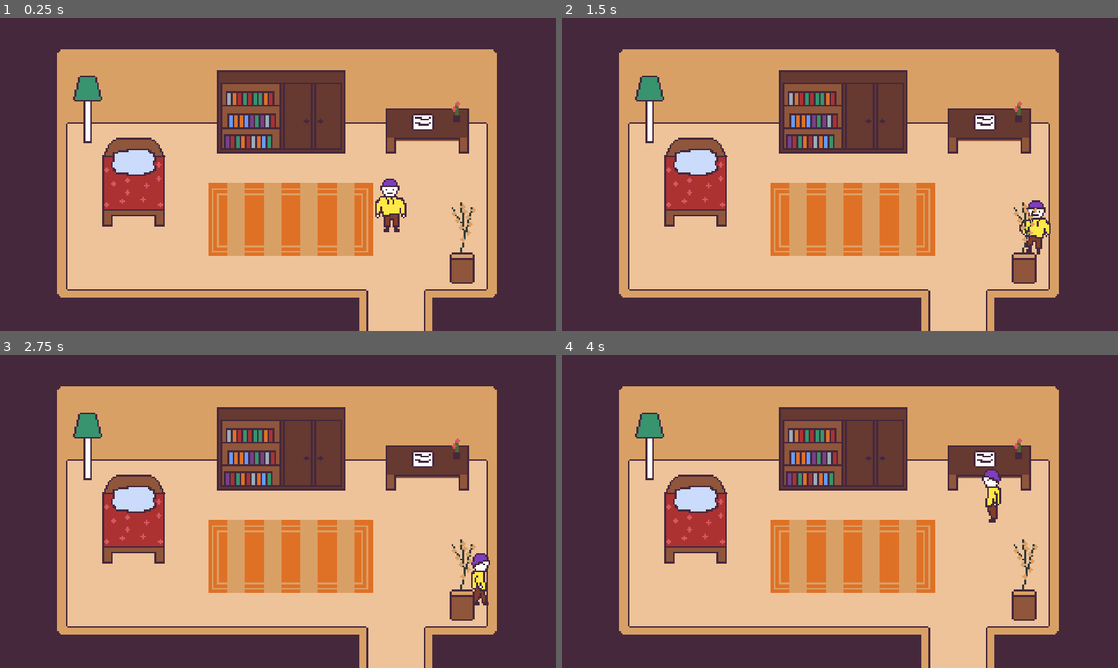
Above: before the commit, frames 1-4 (two rows, left to right).
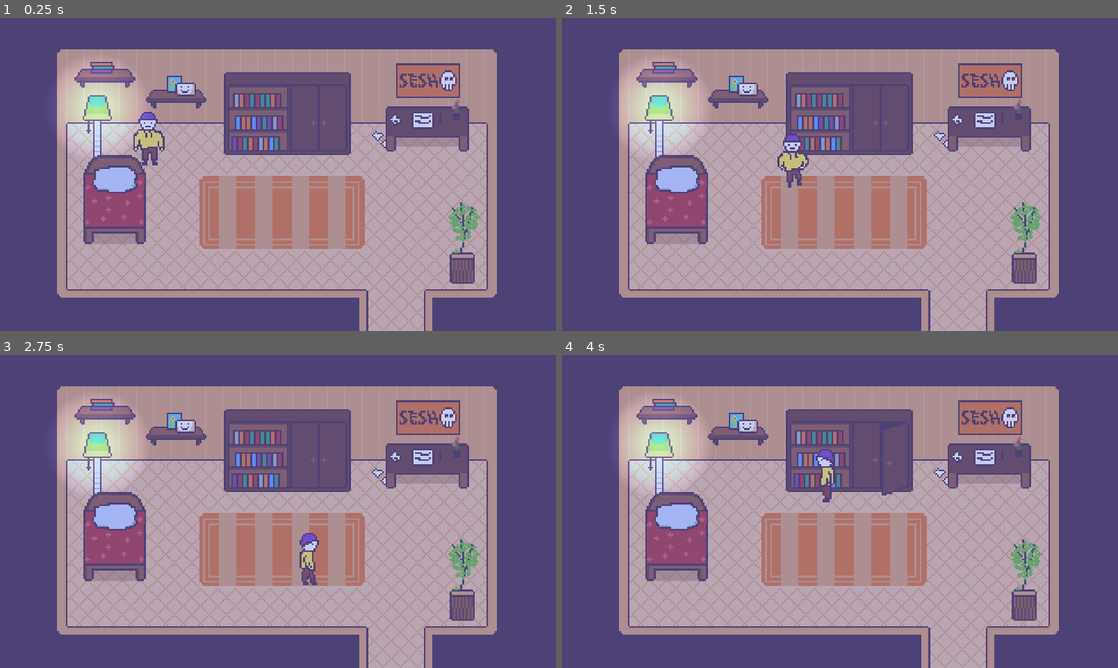
Above: after the commit, the same moments.

Repository: duckmaniac/scaleton
Game: Godot game, scene res://levels/scaletons_room.tscn
The game is run twice, just before and just after one commit, with the same random seed, the same clock (stepped at 60 frames per second) and the same inputs.
Inputs:
- Up to frame 1 (0.25 s): no input
- Up to frame 2 (1.5 s): tap Enter at 0.5 s; hold Right (ui_right) 0.53-1.28 s; tap Z (interact, bound only after the commit) at 0.6, 1.35 s; hold Down (ui_down) from 1.28 s (still down)
- Up to frame 3 (2.75 s): release Down (ui_down) at 2.03 s; hold Right (ui_right) from 2.03 s (still down); tap Z (interact, bound only after the commit) at 2.1 s
- Up to frame 4 (4 s): release Right (ui_right) at 2.78 s; hold Up (ui_up) 2.78-3.53 s; tap Z (interact, bound only after the commit) at 2.85, 3.6 s; hold Left (ui_left) from 3.53 s (still down)

The runs differ from the first frame. In frame 1, 100% of the frame differs, in the area x 0-100%, y 0-100%; in frame 2, 100%; in frame 3, 100%; in frame 4, 100%.

Commit message:
Added details and interactions into first room

Diff:
--- a/levels/scaletons_room.tscn
+++ b/levels/scaletons_room.tscn
@@ -1,16 +1,21 @@
-[gd_scene load_steps=16 format=3 uid="uid://c8jydmrnyfidu"]
+[gd_scene load_steps=27 format=3 uid="uid://c8jydmrnyfidu"]
 
 [ext_resource type="PackedScene" uid="uid://brsaa2tlclx0n" path="res://scenes/scaleton.tscn" id="1_68e4r"]
 [ext_resource type="Texture2D" uid="uid://bb03gop1ms18s" path="res://assets/scaletons_room.png" id="2_1106w"]
 [ext_resource type="Texture2D" uid="uid://2cy5hig38cu" path="res://assets/bed.png" id="3_mog5x"]
 [ext_resource type="Texture2D" uid="uid://co4dia7vhjs2p" path="res://assets/flower.png" id="4_qb3sj"]
 [ext_resource type="Texture2D" uid="uid://warmoc1nigyk" path="res://assets/lamp.png" id="5_c7li7"]
+[ext_resource type="Texture2D" uid="uid://t818weqlniaj" path="res://assets/2d_lights_and_shadows_neutral_point_light.webp" id="6_ofewy"]
+[ext_resource type="Script" path="res://scripts/lamp.gd" id="7_lfgq3"]
+[ext_resource type="Texture2D" uid="uid://bmqlo74pbwhbm" path="res://assets/cupboard.png" id="8_g6mwt"]
+[ext_resource type="Texture2D" uid="uid://cr8jsoafgjkkk" path="res://assets/dark.png" id="8_n5i1d"]
+[ext_resource type="Script" path="res://scripts/cupboard.gd" id="8_nac8h"]
 
 [sub_resource type="RectangleShape2D" id="RectangleShape2D_jj6vn"]
-size = Vector2(215.5, 83)
+size = Vector2(215.5, 64.5)
 
 [sub_resource type="RectangleShape2D" id="RectangleShape2D_elihc"]
-size = Vector2(435.813, 125)
+size = Vector2(443.906, 125)
 
 [sub_resource type="RectangleShape2D" id="RectangleShape2D_t7i4b"]
 size = Vector2(287, 125)
@@ -28,16 +33,68 @@
 size = Vector2(252.875, 143)
 
 [sub_resource type="RectangleShape2D" id="RectangleShape2D_ip1gi"]
-size = Vector2(84.2188, 54.25)
-
-[sub_resource type="RectangleShape2D" id="RectangleShape2D_qrs0k"]
-size = Vector2(29, 15.125)
+size = Vector2(206, 54.25)
+
+[sub_resource type="RectangleShape2D" id="RectangleShape2D_yrc8g"]
+size = Vector2(176, 95)
+
+[sub_resource type="AtlasTexture" id="AtlasTexture_15bco"]
+atlas = ExtResource("5_c7li7")
+region = Rect2(17, 0, 17, 39)
+
+[sub_resource type="AtlasTexture" id="AtlasTexture_ectw0"]
+atlas = ExtResource("5_c7li7")
+region = Rect2(0, 0, 17, 39)
+
+[sub_resource type="SpriteFrames" id="SpriteFrames_rdl7k"]
+animations = [{
+"frames": [{
+"duration": 1.0,
+"texture": SubResource("AtlasTexture_15bco")
+}, {
+"duration": 1.0,
+"texture": SubResource("AtlasTexture_ectw0")
+}, {
+"duration": 1.0,
+"texture": SubResource("AtlasTexture_15bco")
+}],
+"loop": false,
+"name": &"toggle",
+"speed": 10.0
+}]
+
+[sub_resource type="AtlasTexture" id="AtlasTexture_omayp"]
+atlas = ExtResource("8_g6mwt")
+region = Rect2(0, 0, 73, 50)
+
+[sub_resource type="AtlasTexture" id="AtlasTexture_lywvl"]
+atlas = ExtResource("8_g6mwt")
+region = Rect2(73, 0, 73, 50)
+
+[sub_resource type="SpriteFrames" id="SpriteFrames_t7sch"]
+animations = [{
+"frames": [{
+"duration": 1.0,
+"texture": SubResource("AtlasTexture_omayp")
+}],
+"loop": false,
+"name": &"closed",
+"speed": 5.0
+}, {
+"frames": [{
+"duration": 1.0,
+"texture": SubResource("AtlasTexture_lywvl")
+}],
+"loop": false,
+"name": &"opened",
+"speed": 5.0
+}]
 
 [node name="scaletons_room" type="Node2D"]
 y_sort_enabled = true
 
 [node name="scaleton" parent="." instance=ExtResource("1_68e4r")]
-position = Vector2(1349, 740)
+position = Vector2(514, 509)
 
 [node name="room sprite" type="Sprite2D" parent="."]
 position = Vector2(960, 540)
@@ -46,20 +103,21 @@
 metadata/_edit_lock_ = true
 
 [node name="Collisions" type="Node2D" parent="."]
+z_index = 1
 metadata/_edit_lock_ = true
 
 [node name="bed" type="StaticBody2D" parent="Collisions"]
 metadata/_edit_lock_ = true
 
 [node name="CollisionShape2D" type="CollisionShape2D" parent="Collisions/bed"]
-position = Vector2(462.25, 516.5)
+position = Vector2(396, 597.75)
 shape = SubResource("RectangleShape2D_jj6vn")
 
 [node name="bookshelf" type="StaticBody2D" parent="Collisions"]
 metadata/_edit_lock_ = true
 
 [node name="CollisionShape2D" type="CollisionShape2D" parent="Collisions/bookshelf"]
-position = Vector2(976.094, 242.5)
+position = Vector2(996.047, 249)
 shape = SubResource("RectangleShape2D_elihc")
 
 [node name="table" type="StaticBody2D" parent="Collisions"]
@@ -117,28 +175,76 @@
 rotation = -3.14159
 shape = SubResource("RectangleShape2D_ip1gi")
 
-[node name="lamp" type="StaticBody2D" parent="Collisions"]
-metadata/_edit_lock_ = true
-
-[node name="CollisionShape2D" type="CollisionShape2D" parent="Collisions/lamp"]
-position = Vector2(303.5, 423.563)
-rotation = -3.14159
-shape = SubResource("RectangleShape2D_qrs0k")
+[node name="shelf" type="StaticBody2D" parent="Collisions"]
+metadata/_edit_lock_ = true
+
+[node name="CollisionShape2D" type="CollisionShape2D" parent="Collisions/shelf"]
+position = Vector2(604, 227)
+rotation = -3.14159
+shape = SubResource("RectangleShape2D_ip1gi")
 
 [node name="Bed" type="Sprite2D" parent="."]
 z_index = 1
-position = Vector2(462, 447)
-scale = Vector2(6.02273, 6.02273)
+position = Vector2(396, 528)
+scale = Vector2(6, 6.01136)
 texture = ExtResource("3_mog5x")
 
 [node name="Flower" type="Sprite2D" parent="."]
 z_index = 1
-position = Vector2(1596, 777)
+position = Vector2(1603, 777)
 scale = Vector2(6.14286, 6)
 texture = ExtResource("4_qb3sj")
 
-[node name="Lamp" type="Sprite2D" parent="."]
-z_index = 1
-position = Vector2(303, 315)
+[node name="actions" type="Node2D" parent="."]
+y_sort_enabled = true
+
+[node name="lamp" type="StaticBody2D" parent="actions" groups=["interactable"]]
+z_index = 1
+y_sort_enabled = true
+position = Vector2(-3, -40)
+collision_layer = 2
+script = ExtResource("7_lfgq3")
+
+[node name="CollisionShape2D" type="CollisionShape2D" parent="actions/lamp"]
+z_index = 1
+position = Vector2(357, 358)
+shape = SubResource("RectangleShape2D_yrc8g")
+
+[node name="AnimatedSprite2D" type="AnimatedSprite2D" parent="actions/lamp"]
+position = Vector2(339, 423)
 scale = Vector2(5.99265, 5.99265)
-texture = ExtResource("5_c7li7")
+sprite_frames = SubResource("SpriteFrames_rdl7k")
+animation = &"toggle"
+
+[node name="PointLight2D" type="PointLight2D" parent="actions/lamp"]
+position = Vector2(338, 349)
+scale = Vector2(1.47656, 1.47656)
+energy = 0.8
+texture = ExtResource("6_ofewy")
+
+[node name="cupboard" type="StaticBody2D" parent="actions" groups=["interactable"]]
+z_index = 1
+y_sort_enabled = true
+position = Vector2(654, -87)
+collision_layer = 2
+script = ExtResource("8_nac8h")
+
+[node name="CollisionShape2D" type="CollisionShape2D" parent="actions/cupboard"]
+z_index = 1
+position = Vector2(448, 439)
+shape = SubResource("RectangleShape2D_yrc8g")
+
+[node name="AnimatedSprite2D" type="AnimatedSprite2D" parent="actions/cupboard"]
+position = Vector2(339, 423)
+scale = Vector2(5.99265, 5.99265)
+sprite_frames = SubResource("SpriteFrames_t7sch")
+animation = &"closed"
+
+[node name="dark" type="Sprite2D" parent="."]
+z_index = 2
+position = Vector2(960, 540)
+scale = Vector2(6, 6)
+texture = ExtResource("8_n5i1d")
+
+[connection signal="body_exited" from="scaleton" to="scaleton" method="_on_body_exited"]
+[connection signal="animation_finished" from="actions/lamp/AnimatedSprite2D" to="actions/lamp" method="_on_animated_sprite_2d_animation_finished"]
--- a/project.godot
+++ b/project.godot
@@ -27,6 +27,15 @@
 version_control/plugin_name="GitPlugin"
 version_control/autoload_on_startup=true
 
+[input]
+
+interact={
+"deadzone": 0.5,
+"events": [Object(InputEventKey,"resource_local_to_scene":false,"resource_name":"","device":0,"window_id":0,"alt_pressed":false,"shift_pressed":false,"ctrl_pressed":false,"meta_pressed":false,"pressed":false,"keycode":0,"physical_keycode":90,"key_label":0,"unicode":0,"echo":false,"script":null)
+, Object(InputEventKey,"resource_local_to_scene":false,"resource_name":"","device":0,"window_id":0,"alt_pressed":false,"shift_pressed":false,"ctrl_pressed":false,"meta_pressed":false,"pressed":false,"keycode":0,"physical_keycode":4194309,"key_label":0,"unicode":0,"echo":false,"script":null)
+]
+}
+
 [rendering]
 
 textures/canvas_textures/default_texture_filter=0
--- a/scenes/scaleton.tscn
+++ b/scenes/scaleton.tscn
@@ -11,25 +11,29 @@
 atlas = ExtResource("1_eerih")
 region = Rect2(0, 0, 32, 32)
 
+[sub_resource type="AtlasTexture" id="AtlasTexture_hd62o"]
+atlas = ExtResource("1_eerih")
+region = Rect2(96, 0, 32, 32)
+
 [sub_resource type="AtlasTexture" id="AtlasTexture_fem7u"]
 atlas = ExtResource("1_eerih")
 region = Rect2(64, 0, 32, 32)
 
-[sub_resource type="AtlasTexture" id="AtlasTexture_jdwcy"]
+[sub_resource type="AtlasTexture" id="AtlasTexture_g6vtv"]
+atlas = ExtResource("1_eerih")
+region = Rect2(0, 64, 32, 32)
+
+[sub_resource type="AtlasTexture" id="AtlasTexture_xrnp2"]
 atlas = ExtResource("1_eerih")
 region = Rect2(32, 64, 32, 32)
 
-[sub_resource type="AtlasTexture" id="AtlasTexture_05fyd"]
-atlas = ExtResource("1_eerih")
-region = Rect2(64, 64, 32, 32)
-
-[sub_resource type="AtlasTexture" id="AtlasTexture_hi33o"]
-atlas = ExtResource("1_eerih")
-region = Rect2(0, 64, 32, 32)
-
-[sub_resource type="AtlasTexture" id="AtlasTexture_v3vmh"]
+[sub_resource type="AtlasTexture" id="AtlasTexture_qkmar"]
 atlas = ExtResource("1_eerih")
 region = Rect2(64, 32, 32, 32)
+
+[sub_resource type="AtlasTexture" id="AtlasTexture_dousb"]
+atlas = ExtResource("1_eerih")
+region = Rect2(96, 32, 32, 32)
 
 [sub_resource type="AtlasTexture" id="AtlasTexture_5vnlj"]
 atlas = ExtResource("1_eerih")
@@ -54,18 +58,26 @@
 }, {
 "frames": [{
 "duration": 1.0,
-"texture": SubResource("AtlasTexture_fem7u")
+"texture": SubResource("AtlasTexture_hd62o")
 }],
 "loop": true,
-"name": &"idle",
+"name": &"idle_backward",
 "speed": 5.0
 }, {
 "frames": [{
 "duration": 1.0,
-"texture": SubResource("AtlasTexture_jdwcy")
+"texture": SubResource("AtlasTexture_fem7u")
+}],
+"loop": true,
+"name": &"idle_forward",
+"speed": 5.0
+}, {
+"frames": [{
+"duration": 1.0,
+"texture": SubResource("AtlasTexture_g6vtv")
 }, {
 "duration": 1.0,
-"texture": SubResource("AtlasTexture_05fyd")
+"texture": SubResource("AtlasTexture_xrnp2")
 }],
 "loop": true,
 "name": &"walk_backward",
@@ -73,10 +85,10 @@
 }, {
 "frames": [{
 "duration": 1.0,
-"texture": SubResource("AtlasTexture_hi33o")
+"texture": SubResource("AtlasTexture_qkmar")
 }, {
 "duration": 1.0,
-"texture": SubResource("AtlasTexture_v3vmh")
+"texture": SubResource("AtlasTexture_dousb")
 }],
 "loop": true,
 "name": &"walk_forward",
@@ -97,18 +109,23 @@
 [sub_resource type="RectangleShape2D" id="RectangleShape2D_waud6"]
 size = Vector2(54, 189)
 
-[node name="scaleton" type="CharacterBody2D"]
+[node name="scaleton" type="RigidBody2D"]
 z_index = 1
 y_sort_enabled = true
+gravity_scale = 0.0
+max_contacts_reported = 1
+contact_monitor = true
 script = ExtResource("1_cxwre")
 
 [node name="AnimatedSprite2D" type="AnimatedSprite2D" parent="."]
 position = Vector2(0, -96)
 scale = Vector2(6, 6)
 sprite_frames = SubResource("SpriteFrames_a7gfv")
-animation = &"idle"
-frame_progress = 0.220762
+animation = &"walk_forward"
+frame_progress = 0.930023
 
 [node name="CollisionShape2D" type="CollisionShape2D" parent="."]
 position = Vector2(3, -94.5)
 shape = SubResource("RectangleShape2D_waud6")
+
+[connection signal="body_entered" from="." to="." method="_on_body_entered"]
--- /dev/null
+++ b/scripts/cupboard.gd
@@ -0,0 +1,5 @@
+extends StaticBody2D
+
+func interact():
+	if $AnimatedSprite2D.animation != "opened":
+		$AnimatedSprite2D.play("opened")
--- /dev/null
+++ b/scripts/lamp.gd
@@ -0,0 +1,8 @@
+extends StaticBody2D
+
+func interact():
+	$AnimatedSprite2D.play("toggle")
+
+
+func _on_animated_sprite_2d_animation_finished():
+	$PointLight2D.enabled = not $PointLight2D.enabled
--- a/scripts/scaleton.gd
+++ b/scripts/scaleton.gd
@@ -1,17 +1,23 @@
-extends CharacterBody2D
+extends RigidBody2D
 
 var screen_size
 
 @export var speed = 380.0
 var direction = Vector2.ZERO
+var interactable_object = null
 
 func _ready():
 	screen_size = get_viewport_rect().size
 
 func _process(delta):
+	process_interaction()
 	set_direction()
 	play_animation()
 	move_character(delta)
+
+func process_interaction():
+	if Input.is_action_just_pressed("interact") and interactable_object != null:
+		interactable_object.interact()
 
 func set_direction():
 	direction = Vector2.ZERO
@@ -26,7 +32,11 @@
 
 func play_animation():
 	if direction.length() == 0:
-		$AnimatedSprite2D.play("idle")
+		if $AnimatedSprite2D.animation == "walk_forward":
+			$AnimatedSprite2D.play("idle_forward")
+		elif $AnimatedSprite2D.animation == "walk_backward":
+			$AnimatedSprite2D.play("idle_backward")
+		$AnimatedSprite2D.stop()
 		return
 
 	if direction.x != 0:
@@ -37,6 +47,8 @@
 		$AnimatedSprite2D.play("walk_forward")
 	elif direction.y < 0:
 		$AnimatedSprite2D.play("walk_backward")
+	else:
+		$AnimatedSprite2D.play("idle")
 
 
 func move_character(delta):
@@ -44,3 +56,13 @@
 	move_and_collide(direction * speed * delta)
 	position.x = clamp(position.x, 0, screen_size.x)
 	position.y = clamp(position.y, 0, screen_size.y)
+
+
+func _on_body_entered(body):
+	if body.is_in_group("interactable"):
+		interactable_object = body
+
+
+func _on_body_exited(body):
+	if body.is_in_group("interactable"):
+		interactable_object = null
Binary file added: assets/2d_lights_and_shadows_neutral_point_light.webp
Not shown, added: assets/2d_lights_and_shadows_neutral_point_light.webp.import
Binary file changed: assets/bed.png
Binary file added: assets/cupboard.aseprite
Binary file added: assets/cupboard.png
Not shown, added: assets/cupboard.png.import
Binary file added: assets/dark.png
Not shown, added: assets/dark.png.import
Binary file changed: assets/flower.png
Binary file added: assets/lamp.aseprite
Binary file changed: assets/lamp.png
Binary file changed: assets/scaleton.png
(and 3 more such lines)
